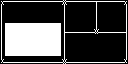
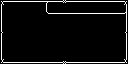
Comparing the layer stacks of the two (128, 64) images. Changes:
removed layer "Pasted Layer" over [5, 23, 61, 55]
painted on "Background" over [1, 2, 127, 61]
